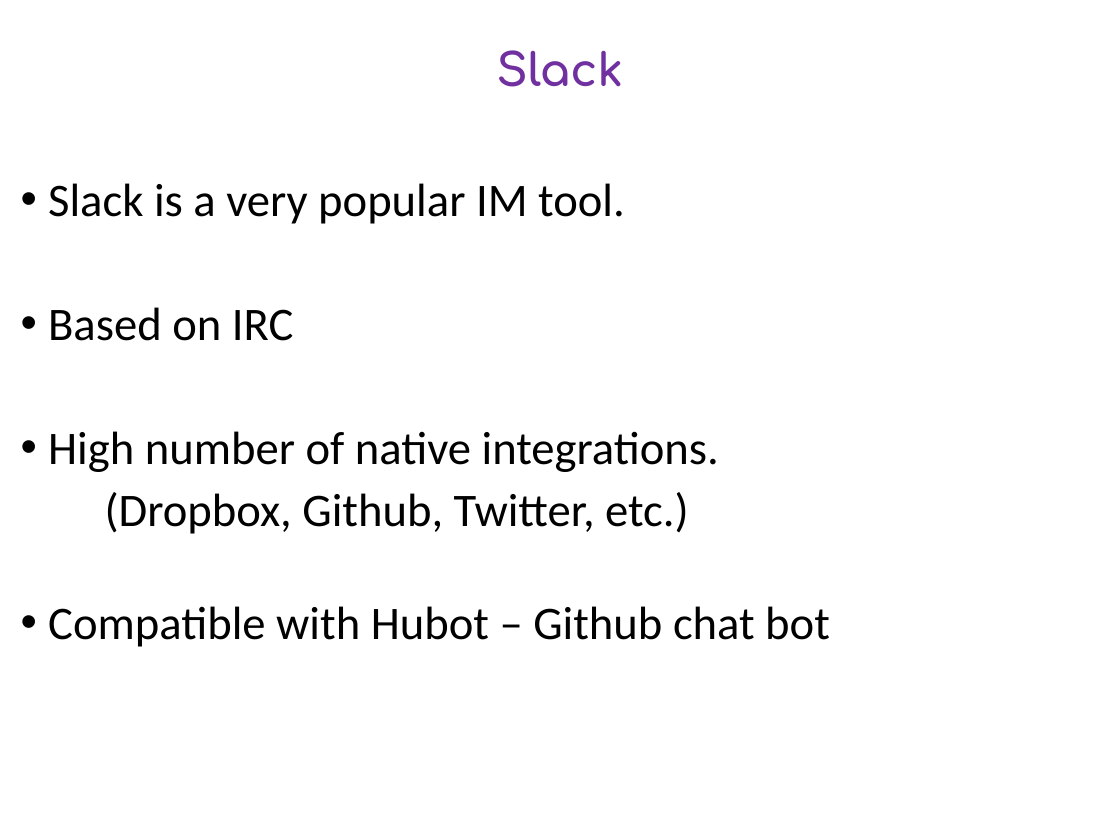
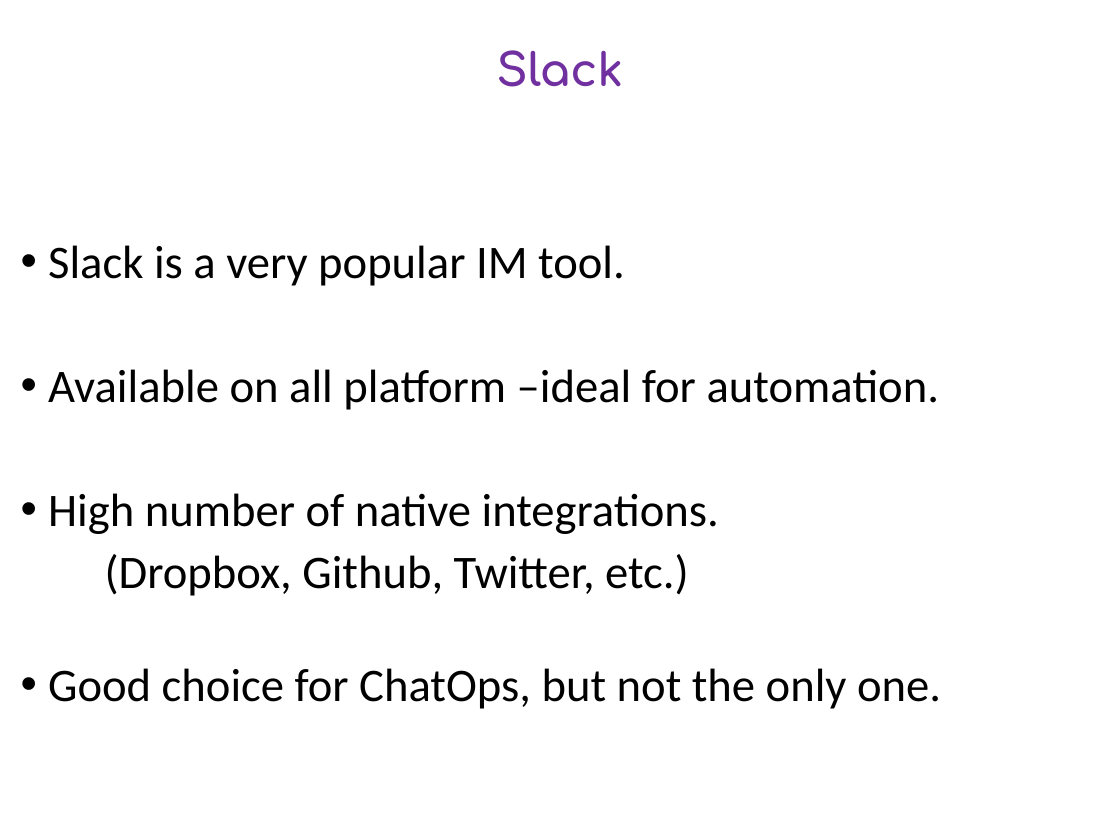
Before and after one commit to DevOpsPlayground/Hands-on-with-ChatOps, a slide deck: slide 5 of devops_playground_intro.pptx. Drawn at 1120x840 pixels with LibreOffice and Linux fonts; fonts in the diff are those of the drawing. Boxes give left, top, right and bottom in pixels: in the first picture for what was removed or moved away, otherwise in the second. Text is boxed around its words. In the diff, an @@ line names an element or a change of style, - is before the commit and + after.

```diff
--- a/devops_playground_intro.pptx
+++ b/devops_playground_intro.pptx
@@ text at bbox=[48, 369, 940, 410]: text changed @@
-• Based on IRC
+• Available on all platform –ideal for automation.
@@ text at bbox=[48, 668, 941, 709]: text changed @@
-• Compatible with Hubot – Github chat bot
+• Good choice for ChatOps, but not the only one.
```
Also in this commit, not shown: 6 other slides changed, 2 slides added.
